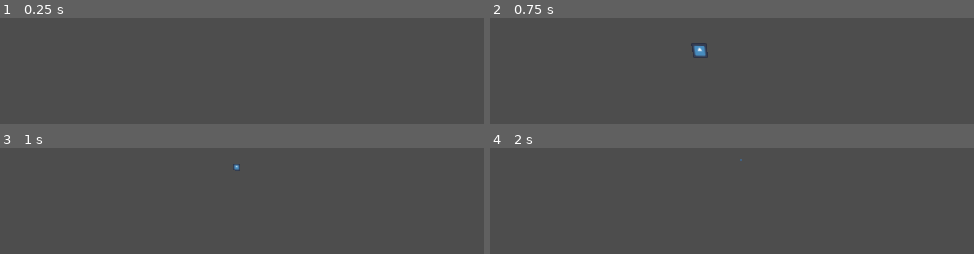
Above: before the commit, frames 1-4 (two rows, left to right).
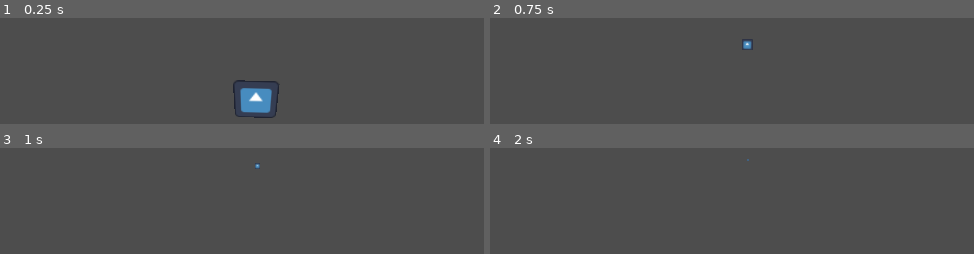
Above: after the commit, the same moments.

Repository: KenKomKom/hackerman
Game: Godot game, scene res://scenes/level.tscn
Two runs of this game, one before a commit and one after it. Both use one fixed random seed, a clock stepped at 60 frames per second and the inputs below. The project has no main scene, so this scene is started directly. The engine's default icon, where the game draws it, is replaced by a stand-in: a white triangle on a blue panel in a dark square.
Inputs:
- Up to frame 1 (0.25 s): no input
- Up to frame 2 (0.75 s): tap Enter at 0.5 s; hold Up (up) from 0.53 s (still down)
- Up to frame 3 (1 s): keep holding Up (up)
- Up to frame 4 (2 s): keep holding Up (up); tap Space at 1.25 s

The runs differ from the first frame. In frame 1, 2.0% of the frame differs, in the area x 48-58%, y 58-95%; in frame 2, 0.6%; in frame 3, 0.1%; in frame 4, less than 0.1%.

Commit message:
fix player start position to 0,0,0

Diff:
--- a/scripts/player.gd
+++ b/scripts/player.gd
@@ -24,7 +24,7 @@
 
 func _ready():
 	position = position.snapped(Vector3.ONE * tile_size)
-	position += Vector3(1,0,1) * tile_size / 2
+	position += Vector3(0,0,0) * tile_size / 2
 
 func _process(delta):
 	move(delta)
